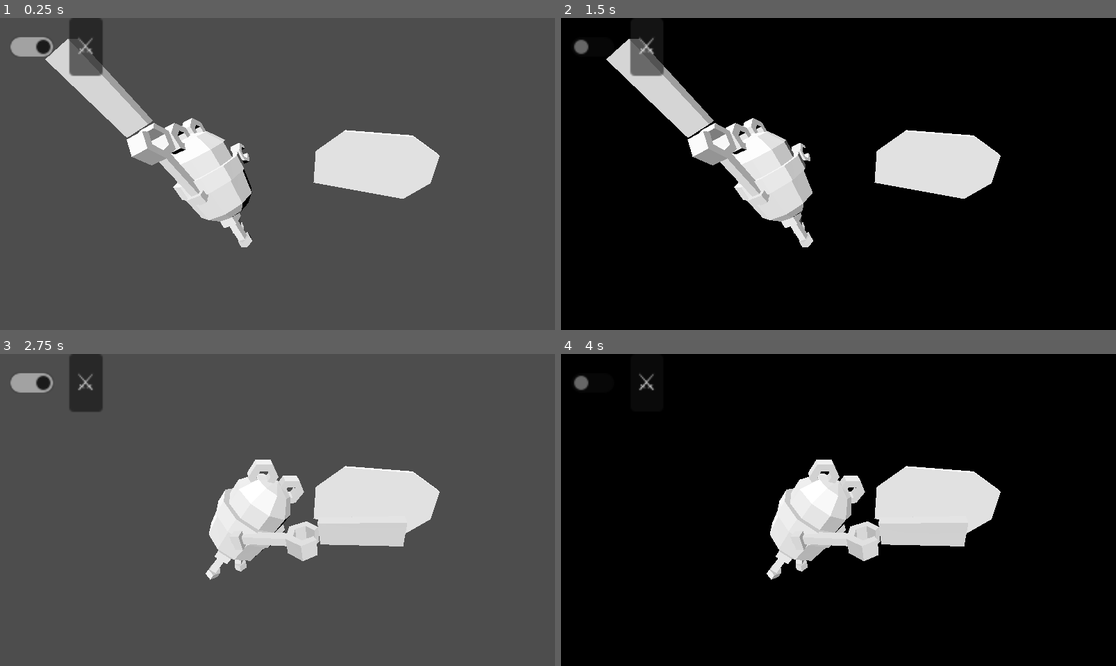
Above: before the commit, frames 1-4 (two rows, left to right).
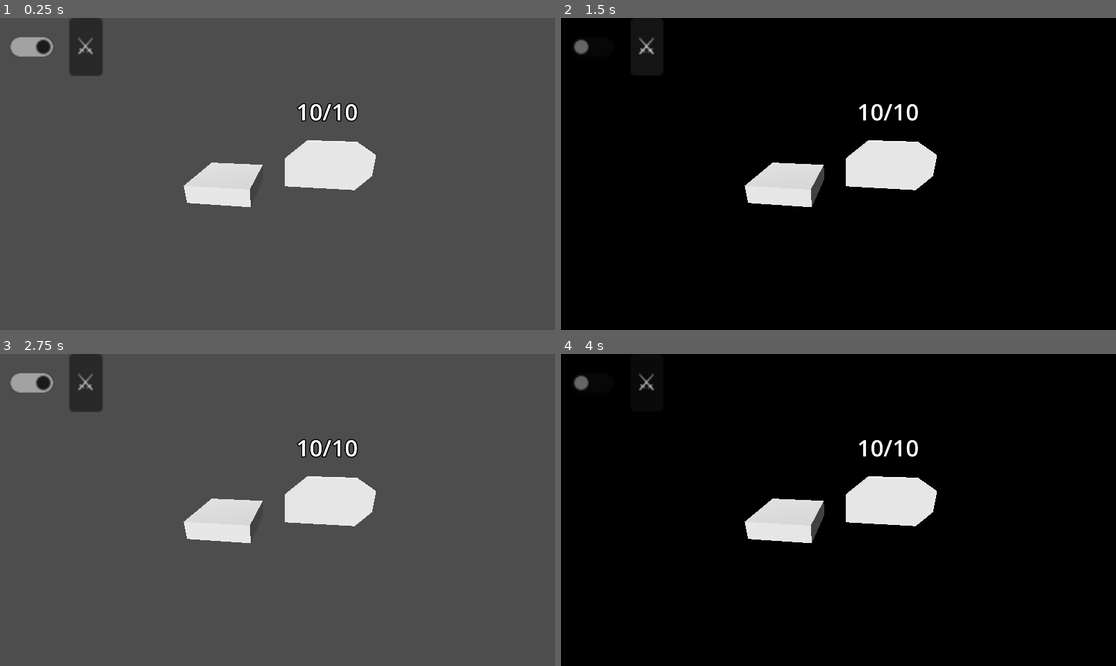
Above: after the commit, the same moments.

Repository: iomeanslife/stream_game_thing
Game: Godot game, scene res://Main.tscn
Two runs of this game, one before a commit and one after it. Both use one fixed random seed, a clock stepped at 60 frames per second and the inputs below. Before the commit the project starts from res://stream_assault.tscn.
Inputs (mouse positions are in pixels of both pictures, inside the frame that each line leads up to):
- Up to frame 1 (0.25 s): no input
- Up to frame 2 (1.5 s): click (594, 46) at 0.5 s; click "⚔️" at 1.25 s
- Up to frame 3 (2.75 s): click (33, 382) at 2 s
- Up to frame 4 (4 s): click "⚔️" at 2.75 s; click (594, 382) at 3.5 s

The runs differ from the first frame. In frame 1, 9.6% of the frame differs, in the area x 8-80%, y 6-74%; in frame 2, 9.5%; in frame 3, 7.9%; in frame 4, 7.7%.

Commit message:
basic restructure of godot scene

Diff:
--- a/Enemy.gd
+++ b/Enemy.gd
@@ -1,12 +1,23 @@
-class_name Enemy extends Node
+class_name Enemy extends Node3D
 
 var health: int
 var alive: bool
+
+@onready var healthLabel :Label3D = $HealthLabel
 
 func loseHealth(damage:int):
 	health -= damage
 	if health <= 0:
 		alive = false
+		healthLabel.visible = false
+	healthLabel.text = "%i/10" % health
+
+func spawn():
+	alive = true
+	health = 10
+	healthLabel.text = "10/10"
+	healthLabel.visible = true
+
 
 # Called when the node enters the scene tree for the first time.
 func _ready():
--- a/Main.gd
+++ b/Main.gd
@@ -1,21 +1,28 @@
-extends Node2D
+extends Node3D
 
-var hideStuff = true
+var showStuff = true
 var viewers: Array
+var currentViewerIndex: int
 
 # Called when the node enters the scene tree for the first time.
 func _ready():
-	DisplayServer.window_set_flag(DisplayServer.WINDOW_FLAG_TRANSPARENT,hideStuff)
-	get_tree().get_root().set_transparent_background(hideStuff)
-	viewers
-	pass
+	DisplayServer.window_set_flag(DisplayServer.WINDOW_FLAG_TRANSPARENT,false)
+	get_tree().get_root().set_transparent_background(false)
 
-# Called every frame. 'delta' is the elapsed time since the previous frame.
+	# TODO: fill viewer from twitch api, only followers.
+
+	for n in 10:
+		viewers.append(Viewer.createDebug())
+
 func _process(delta):
 	pass
 
+func _on_check_button_toggled(button_pressed):
+	showStuff = button_pressed
+	DisplayServer.window_set_flag(DisplayServer.WINDOW_FLAG_TRANSPARENT,!showStuff)
+	get_tree().get_root().set_transparent_background(!showStuff)
 
-func on_click():
-	hideStuff = !hideStuff
-	DisplayServer.window_set_flag(DisplayServer.WINDOW_FLAG_TRANSPARENT,hideStuff)
-	get_tree().get_root().set_transparent_background(hideStuff)
+
+func _on_button_pressed():
+	for viewer in viewers:
+		pass
--- a/Main.tscn
+++ b/Main.tscn
@@ -1,22 +1,82 @@
-[gd_scene load_steps=4 format=3 uid="uid://cc84icb5usx00"]
+[gd_scene load_steps=10 format=3 uid="uid://cc84icb5usx00"]
 
-[ext_resource type="Script" path="res://Main.gd" id="1_en8i4"]
-[ext_resource type="Texture2D" uid="uid://4ygery60r2ol" path="res://ursalogo.png" id="1_k0tud"]
+[ext_resource type="Script" path="res://Main.gd" id="1_g2pg7"]
+[ext_resource type="Script" path="res://Enemy.gd" id="2_23agk"]
+[ext_resource type="PackedScene" uid="uid://ywgd33f3hrkr" path="res://export/enemy.gltf" id="3_vjr2h"]
 
-[sub_resource type="RectangleShape2D" id="RectangleShape2D_ftlwt"]
-size = Vector2(542, 681)
+[sub_resource type="BoxMesh" id="BoxMesh_txutx"]
 
-[node name="Node2D" type="Node2D"]
-script = ExtResource("1_en8i4")
+[sub_resource type="StandardMaterial3D" id="StandardMaterial3D_wxkqp"]
 
-[node name="Sprite2D" type="Sprite2D" parent="."]
-position = Vector2(604, 322)
-texture = ExtResource("1_k0tud")
+[sub_resource type="SystemFont" id="SystemFont_t31ai"]
 
-[node name="Area2D" type="Area2D" parent="."]
+[sub_resource type="StyleBoxEmpty" id="StyleBoxEmpty_q6y6v"]
 
-[node name="CollisionShape2D" type="CollisionShape2D" parent="Area2D"]
-position = Vector2(603, 330.5)
-shape = SubResource("RectangleShape2D_ftlwt")
+[sub_resource type="SystemFont" id="SystemFont_xr0vt"]
+subpixel_positioning = 0
 
-[connection signal="input_event" from="Area2D" to="." method="_on_area_2d_input_event"]
+[sub_resource type="StyleBoxEmpty" id="StyleBoxEmpty_of6pq"]
+
+[node name="Main" type="Node3D"]
+script = ExtResource("1_g2pg7")
+
+[node name="AstroEggLocation" type="Node3D" parent="."]
+
+[node name="CSGMesh3D" type="CSGMesh3D" parent="AstroEggLocation"]
+transform = Transform3D(1, 0, 0, 0, 0.294066, 0, 0, 0, 1, 0, 0, 0)
+mesh = SubResource("BoxMesh_txutx")
+material = SubResource("StandardMaterial3D_wxkqp")
+
+[node name="EnemyLocation" type="Node3D" parent="."]
+transform = Transform3D(1, 0, 0, 0, 1, 0, 0, 0, 1, 1.52952, 0, 0)
+
+[node name="CSGMesh3D2" type="CSGMesh3D" parent="EnemyLocation"]
+transform = Transform3D(1, 0, 0, 0, 0.332587, 0, 0, 0, 1, 0, 0, 0)
+visible = false
+mesh = SubResource("BoxMesh_txutx")
+material = SubResource("StandardMaterial3D_wxkqp")
+
+[node name="Enemy" type="Node3D" parent="EnemyLocation"]
+script = ExtResource("2_23agk")
+
+[node name="HealthLabel" type="Label3D" parent="EnemyLocation/Enemy"]
+transform = Transform3D(1, 0, 0, 0, 1, 0, 0, 0, 1, 0, 1.17539, 0)
+billboard = 1
+text = "10/10"
+font = SubResource("SystemFont_t31ai")
+font_size = 64
+
+[node name="enemy" parent="EnemyLocation/Enemy" instance=ExtResource("3_vjr2h")]
+transform = Transform3D(-3, 1.04636e-15, -2.62268e-07, 1.04636e-15, 3, -1.04636e-15, 2.62268e-07, -1.04636e-15, -3, 0, 0, 0)
+
+[node name="Camera3D" type="Camera3D" parent="."]
+transform = Transform3D(0.992757, -0.0477121, 0.110256, 3.20101e-16, 0.917755, 0.397147, -0.120137, -0.394271, 0.911108, 1.2, 1.5, 3)
+
+[node name="DirectionalLight3D" type="DirectionalLight3D" parent="."]
+transform = Transform3D(0.995737, -0.0909887, 0.0151056, 0.0620217, 0.781749, 0.620501, -0.0682673, -0.616919, 0.78406, 1.95041, 1.52022, 2.65435)
+
+[node name="SubViewportContainer" type="SubViewportContainer" parent="."]
+scale = Vector2(3, 3)
+
+[node name="SubViewport" type="SubViewport" parent="SubViewportContainer"]
+transparent_bg = true
+handle_input_locally = false
+render_target_update_mode = 4
+
+[node name="HBoxContainer" type="HBoxContainer" parent="SubViewportContainer/SubViewport"]
+offset_right = 40.0
+offset_bottom = 40.0
+
+[node name="CheckButton" type="CheckButton" parent="SubViewportContainer/SubViewport/HBoxContainer"]
+layout_mode = 2
+theme_override_styles/focus = SubResource("StyleBoxEmpty_q6y6v")
+button_pressed = true
+
+[node name="Button" type="Button" parent="SubViewportContainer/SubViewport/HBoxContainer"]
+layout_mode = 2
+theme_override_fonts/font = SubResource("SystemFont_xr0vt")
+theme_override_styles/focus = SubResource("StyleBoxEmpty_of6pq")
+text = "⚔️"
+
+[connection signal="toggled" from="SubViewportContainer/SubViewport/HBoxContainer/CheckButton" to="." method="_on_check_button_toggled"]
+[connection signal="pressed" from="SubViewportContainer/SubViewport/HBoxContainer/Button" to="." method="_on_button_pressed"]
--- a/Viewer.gd
+++ b/Viewer.gd
@@ -9,6 +9,11 @@
 static func create(nameParam: String) -> Viewer:
 	var viewer = Viewer.new()
 	viewer.viewerName = nameParam
+	return viewer
+
+static func createDebug() -> Viewer:
+	var viewer = Viewer.new()
+	viewer.viewerName = str( viewer.get_instance_id())
 	return viewer
 
 func refresh():
--- a/project.godot
+++ b/project.godot
@@ -11,7 +11,7 @@
 [application]
 
 config/name="stream-test-game-1"
-run/main_scene="res://stream_assault.tscn"
+run/main_scene="res://Main.tscn"
 config/features=PackedStringArray("4.1", "GL Compatibility")
 config/icon="res://icon.svg"
 
Not shown, added: export/.DS_Store
